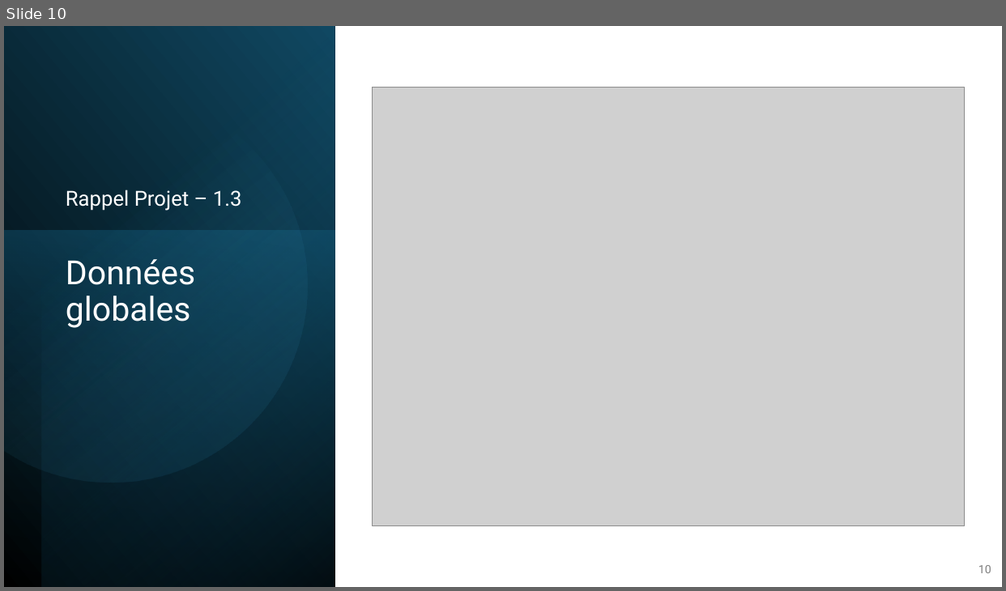
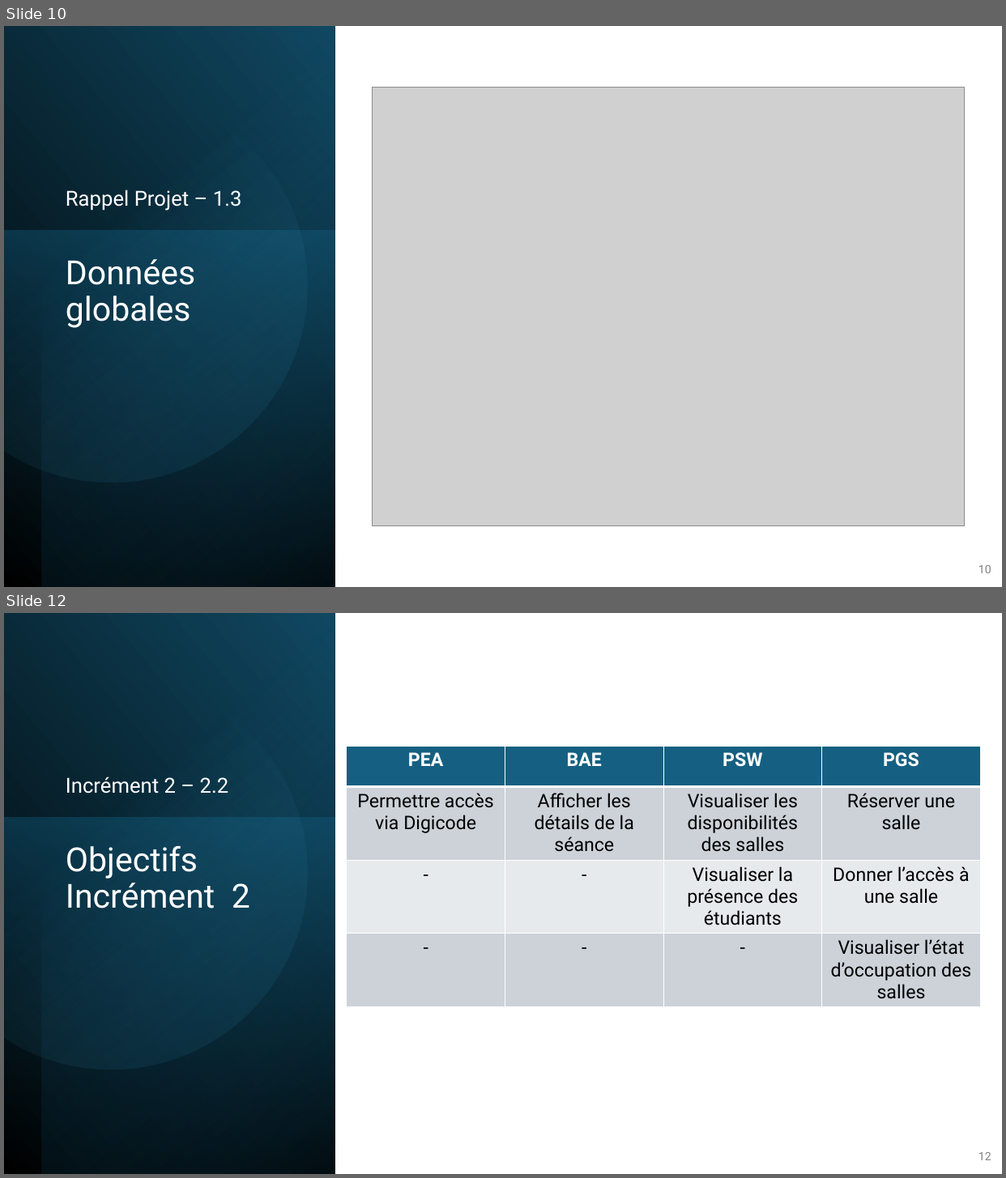
Before and after one commit to RobinMartineau/Acc-s-campus-, a slide deck: BDD/Présentation/BDD.pptx. Shown one above the other, each under a label of ours: slide 10 before the commit, slides 10 and 12 after it; the slides between them are not shown. The pictures are 1006x591 and 1006x1178 pixels, drawn with LibreOffice and Linux fonts; fonts in the diff are those of the drawing; grey boxes stand for pictures. Boxes give left, top, right and bottom in pixels: in the first picture for what was removed or moved away, otherwise in the second. Text is boxed around its words. In the diff, an @@ line names an element or a change of style, - is before the commit and + after.

```diff
--- a/BDD/Présentation/BDD.pptx
+++ b/BDD/Présentation/BDD.pptx
@@ slide 12 added at box(4, 613, 1002, 1174), background #FFFFFF @@
@@ rectangle added at box(4, 613, 335, 1174), fill gradient #000000 to #104862 @@
@@ rectangle added at box(41, 613, 335, 1174), fill gradient #000000 to #156082 @@
@@ freeform shape added at box(4, 652, 343, 1105), fill gradient #46B1E1 to #104862 @@
@@ table added at box(347, 746, 982, 1012), 4 rows, 4 columns @@
+PEA | BAE | PSW | PGS
+Permettre accès via Digicode | Afficher les détails de la séance | Visualiser les disponibilités des salles | Réserver une salle
+- | - | Visualiser la présence des étudiants | Donner l’accès à une salle
+- | - | - | Visualiser l’état d’occupation des salles
@@ text added at box(66, 777, 229, 794), 20 pt, text #FFFFFF @@
+Incrément 2 – 2.2
@@ rectangle added at box(4, 818, 335, 1174), fill gradient #156082 to #0B3041 @@
@@ title added at box(66, 845, 250, 909), 32 pt, text #FFFFFF @@
+Objectifs Incrément 2
@@ page number added at box(978, 1152, 991, 1161), 11 pt, text #808080 @@
+12
```
Also in this commit, not shown: 2 slides changed, 11 other slides added, 23 slides removed.
